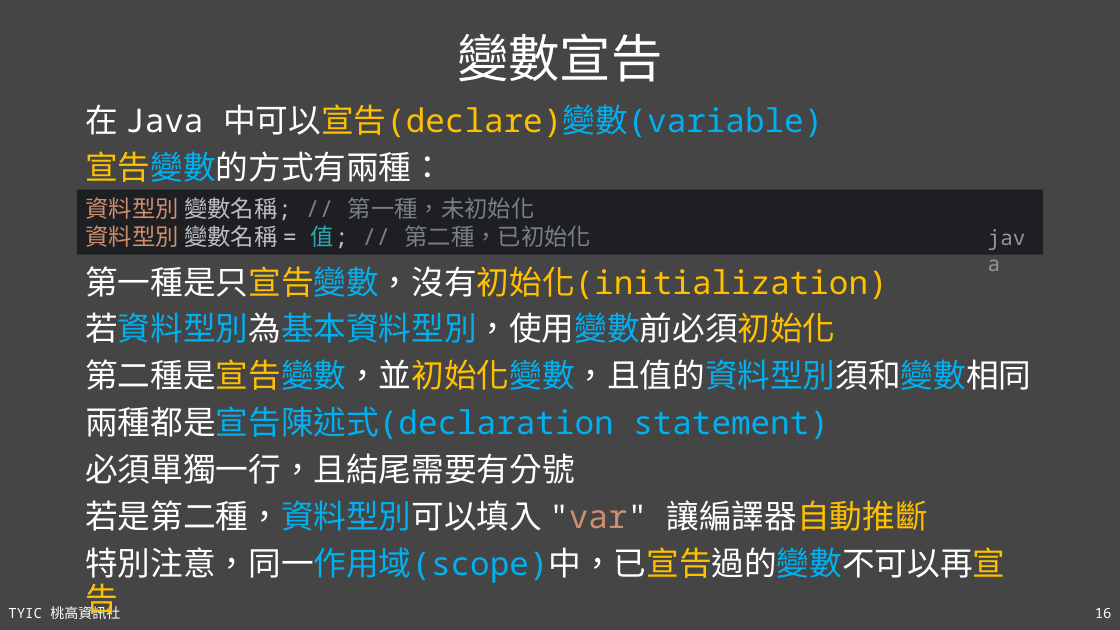
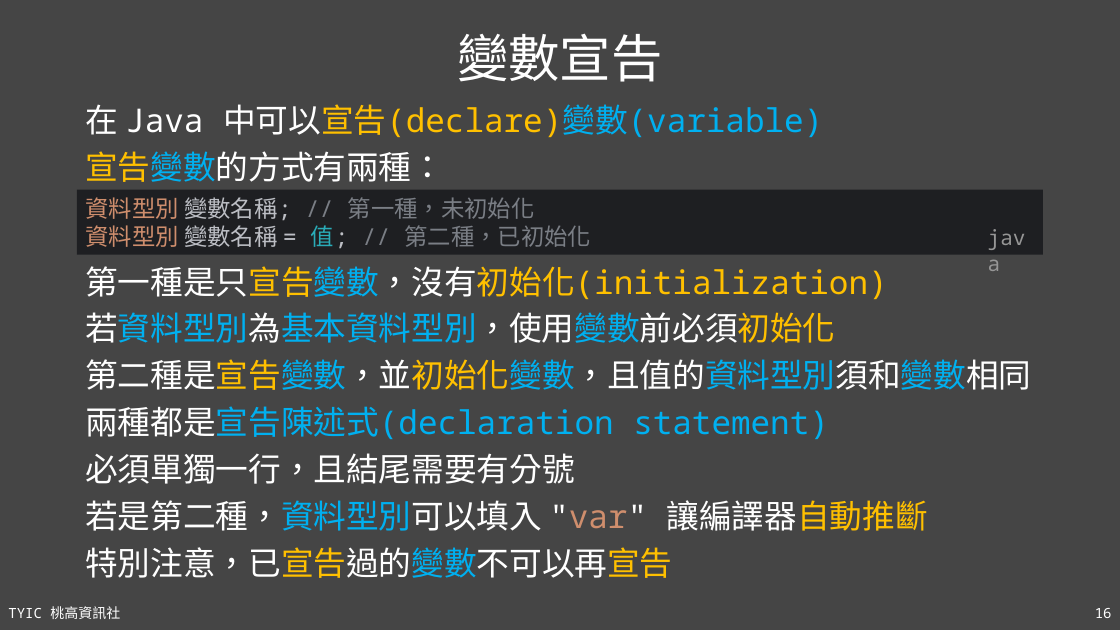
Before and after one commit to TYSHIC/slides, a slide deck: slide 16 of ppt/04_初探Java.pptx. Drawn at 1120x630 pixels with LibreOffice and Linux fonts; fonts in the diff are those of the drawing. Boxes give left, top, right and bottom in pixels: in the first picture for what was removed or moved away, otherwise in the second. Text is boxed around its words. In the diff, an @@ line names an element or a change of style, - is before the commit and + after.

```diff
--- a/ppt/04_初探Java.pptx
+++ b/ppt/04_初探Java.pptx
@@ text at (85, 547, 672, 578): text changed @@
-特別注意，同一作用域(scope)中，已宣告過的變數不可以再宣告
+特別注意，已宣告過的變數不可以再宣告
```
Also in this commit, not shown: 4 other slides changed, 1 slide removed, 7 other files.
